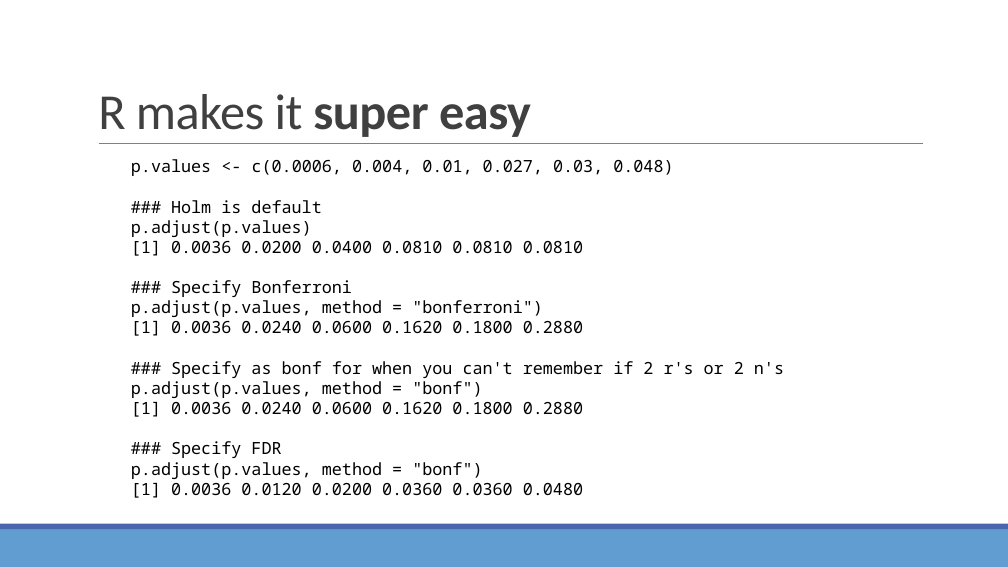
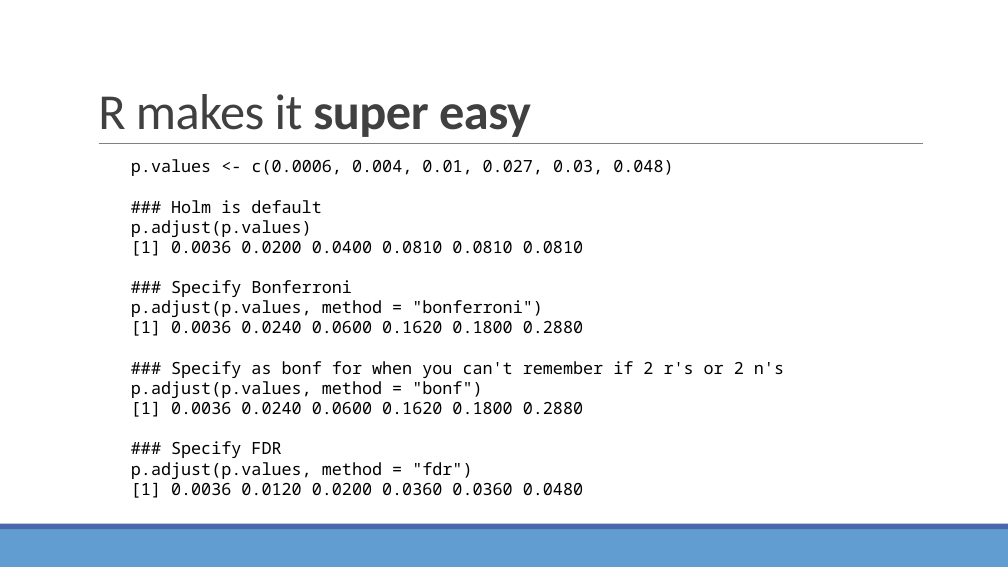
Before and after one commit to sjspielman/bio5312_fall2017, a slide deck: slide 60 of slides/day8_resampling_multtesting.pptx. Drawn at 1008x567 pixels with LibreOffice and Linux fonts; fonts in the diff are those of the drawing. Boxes give left, top, right and bottom in pixels: in the first picture for what was removed or moved away, otherwise in the second. Text is boxed around its words. In the diff, an @@ line names an element or a change of style, - is before the commit and + after.

```diff
--- a/slides/day8_resampling_multtesting.pptx
+++ b/slides/day8_resampling_multtesting.pptx
@@ text at <box>131,462,472,479</box>: text changed @@
-p.adjust(p.values, method = "bonf")
+p.adjust(p.values, method = "fdr")
```
Also in this commit, not shown: 1 other slide changed, 1 other file.
